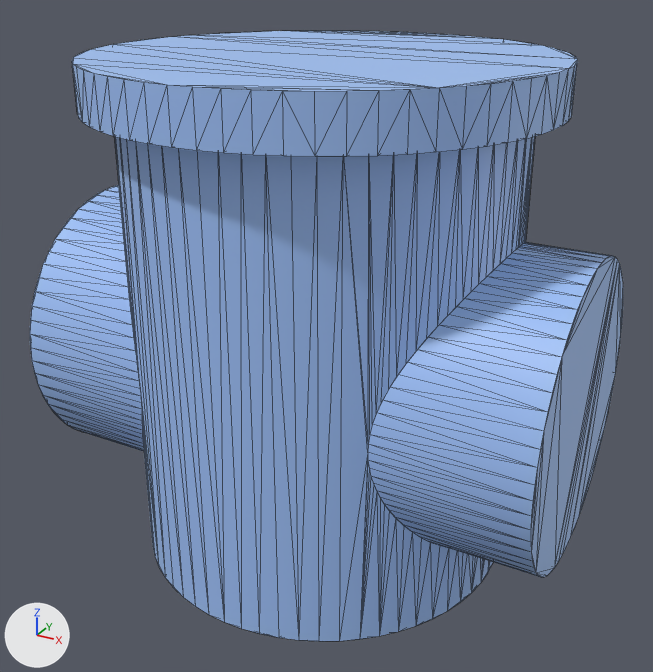
One commit to the glTF model docs/Additional CAD exercise/steps/ax_pipe_run_valves/step_08.glb: the scene before it, then after it.
Rendered twice from a 50 mm camera at (441.7, -202.2, 957.7) aimed at (331.6, -2.1, 857.6). The axes (+X, +Y, +Z) are drawn at lower left. The lights are the same throughout. The older version comes first. Mesh edges are drawn as thin lines. Vertices at exactly the same position are counted once.

In view in the first picture: 'part__body top valve'.
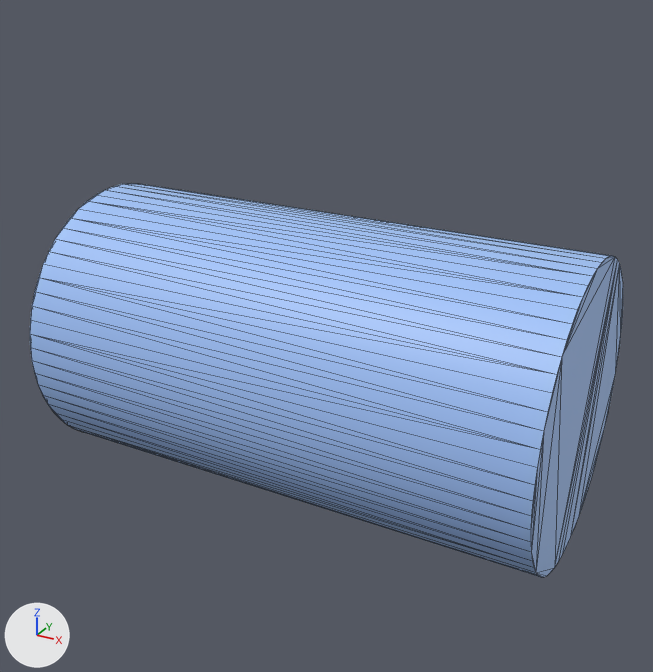
Diff of the bpy script that builds the scene:
```diff
--- a/docs/Additional CAD exercise/steps/ax_pipe_run_valves/step_08.glb.py
+++ b/docs/Additional CAD exercise/steps/ax_pipe_run_valves/step_08.glb.py
@@ me_part__body_top_valve @@
 # used by ob_part__body_top_valve; location = (0.0, 0.0, 0.0)
-me_part__body_top_valve.from_pydata(...)  # 763 vertices, 1140 faces; spans x 257.9..402.1, y -60.0..60.0, z 795.0..932.0
+me_part__body_top_valve.from_pydata(...)  # 126 vertices, 248 faces; spans x 257.9..402.1, y -40.0..40.0, z 810.0..890.0
+# me_part__body_top_valve part 1: 637 vertices removed from x 270.1..390.0, y -60.0..60.0, z 795.0..932.0
 me_part__body_top_valve.materials.append(mat_defaultmaterial)
```

Location of each change, [x1, y1, x2, y2] in pixels of the pictures (653 x 672 px):
'part__body top valve', reshaped (35% shorter)
    before: [30, 31, 623, 641]
    after: [30, 183, 623, 577]
part 1 of me_part__body_top_valve, deleted (blue)
    before: [30, 31, 612, 641]
